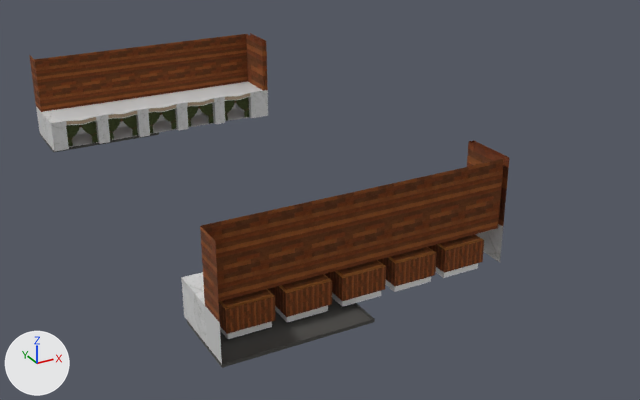
Before and after pictures for a commit that changed the FBX model Celestial Slayer (Unity File)/Assets/Art/Models/Environment/Buldings/Booths.fbx.
Both versions are drawn from a camera (50 mm lens) standing at (-33.0, -263.0, 165.0) and looking at (104.0, -15.0, 40.0). Lighting does not change. The marker at lower left points along +X, +Y and +Z. The picture after the commit comes second.

The first picture shows 'Pilars.015'.
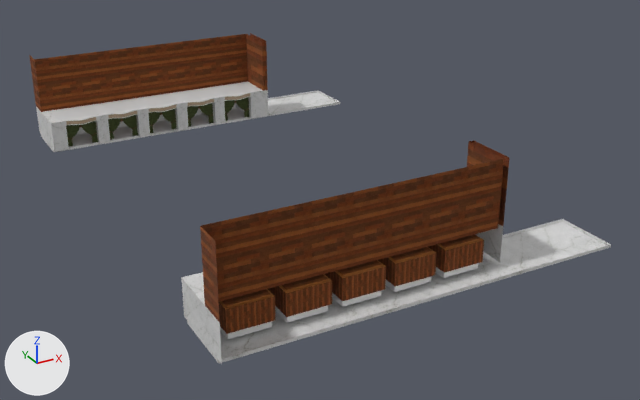
The newer file is also turned or shifted as a whole; pictures and numbers use the older file's frame.

Diff of the bpy script that builds the scene:
```diff
--- a/Celestial Slayer (Unity File)/Assets/Art/Models/Environment/Buldings/Booths.fbx.py
+++ b/Celestial Slayer (Unity File)/Assets/Art/Models/Environment/Buldings/Booths.fbx.py
@@ me_cylinder_031 @@
 # used by ob_pilars_015; location = (78.3, 80.7, 61.7)
-me_cylinder_031.from_pydata(...)  # 12218 vertices, 12016 faces; spans x -46.0..46.0, y -176.0..13.0, z -19.0..15.0
+me_cylinder_031.from_pydata(...)  # 12210 vertices, 12010 faces; spans x -46.0..83.0, y -176.0..13.0, z -19.0..15.0
+# me_cylinder_031 part 1
+# 20 vertices are removed from x -46.0..-3.0, y -176.0..13.0, z -19.0..-18.0
+# 16 faces are deleted
+# 12 vertices are added at x -46.0..83.0, y -174.0..11.0, z -19.0..-18.0
+# 10 new faces join them, mat_marblesolid
 me_cylinder_031.materials.append(mat_marblesolid)
@@ me_cylinder_031 @@
 me_cylinder_031.materials.append(mat_bronze)
-me_cylinder_031.materials.append(mat_warmgradientatlas_001)  # picture img_warm_gradient_texure_atlas_png_001
```

Location of each change, [x1, y1, x2, y2] in pixels of the pictures (640 x 400 px):
'Pilars.015', reshaped
    before: [29, 33, 510, 368]
    after: [29, 33, 611, 364]
part 1 of me_cylinder_031, built on
    before: [40, 132, 375, 368]
    after: [41, 90, 611, 363]
